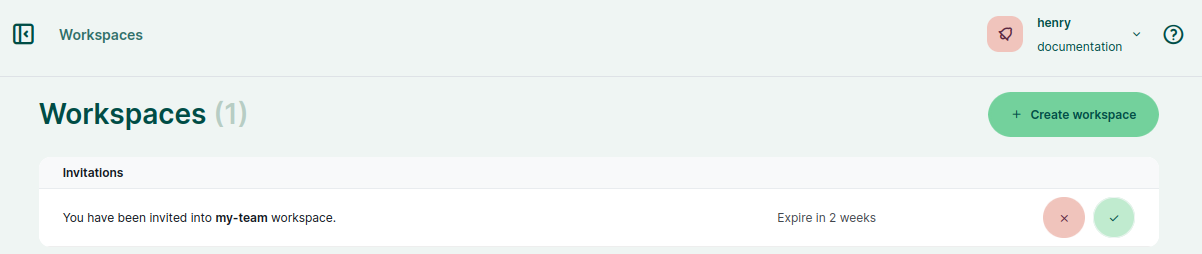
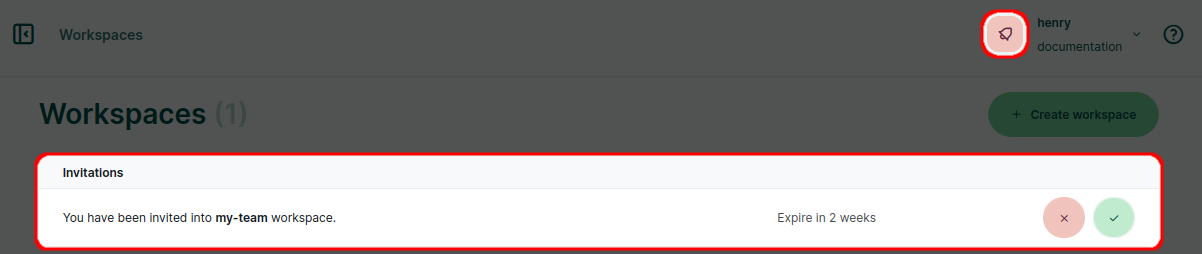
Layered file, before and after one edit (1202px x 254px). Changes by layer:
added layer "Red" above "Black" over [34, 9, 1164, 251]
added layer "Black" (66%) above "Screenshot_2024-03-17_15-59-59.png" over [0, 0, 1202, 254]
